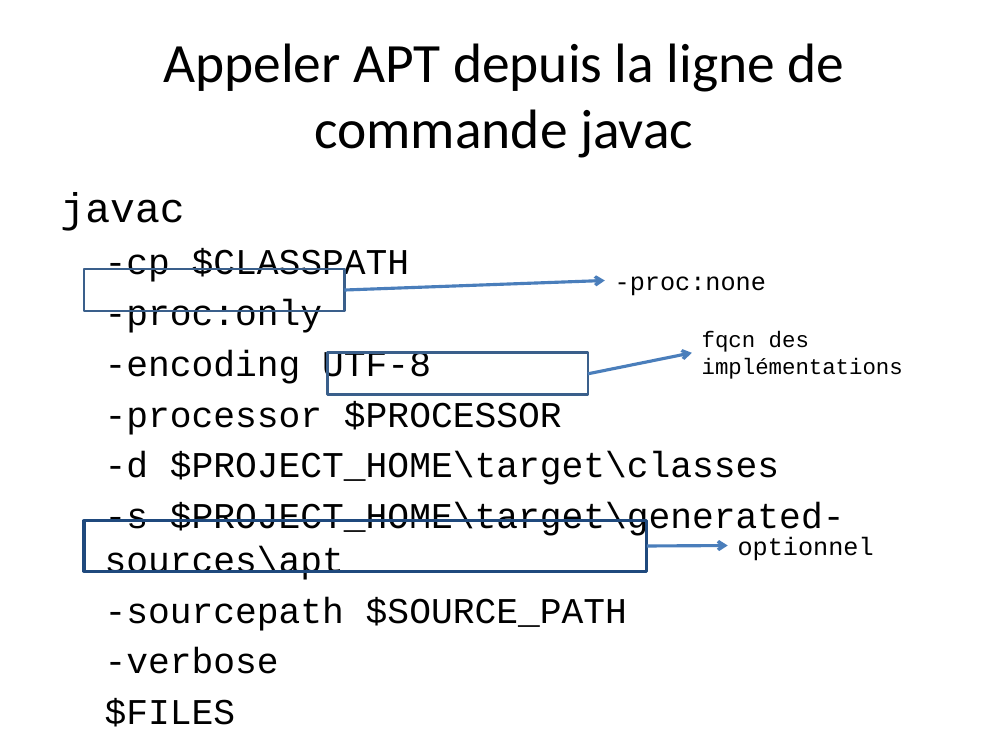
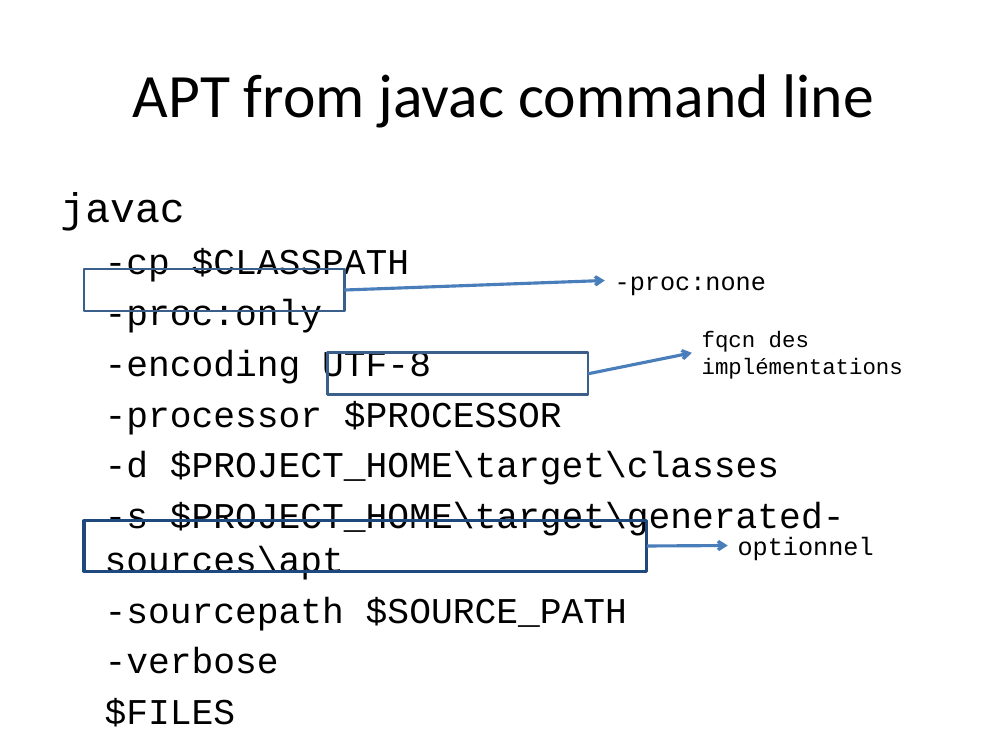
Before and after one commit to dbaeli/ez18n, a slide deck: slide 17 of ez18n-slides/javaone-2012/ez18n_javaone2012.pptx (slide 11 before the commit). Drawn at 1008x756 pixels with LibreOffice and Linux fonts; fonts in the diff are those of the drawing; background and template pictures are left out. Boxes give left, top, right and bottom in pixels: in the first picture for what was removed or moved away, otherwise in the second. Text is boxed around its words. In the diff, an @@ line names an element or a change of style, - is before the commit and + after.

```diff
--- a/ez18n-slides/javaone-2012/ez18n_javaone2012.pptx
+++ b/ez18n-slides/javaone-2012/ez18n_javaone2012.pptx
@@ title at bbox=[133, 74, 874, 128]: text changed; size 39.6 to 44 pt @@
-Appeler APT depuis la ligne de commande javac
+APT from javac command line
```
Also in this commit, not shown: 6 other slides changed, 4 slides added, 39 slides removed.
